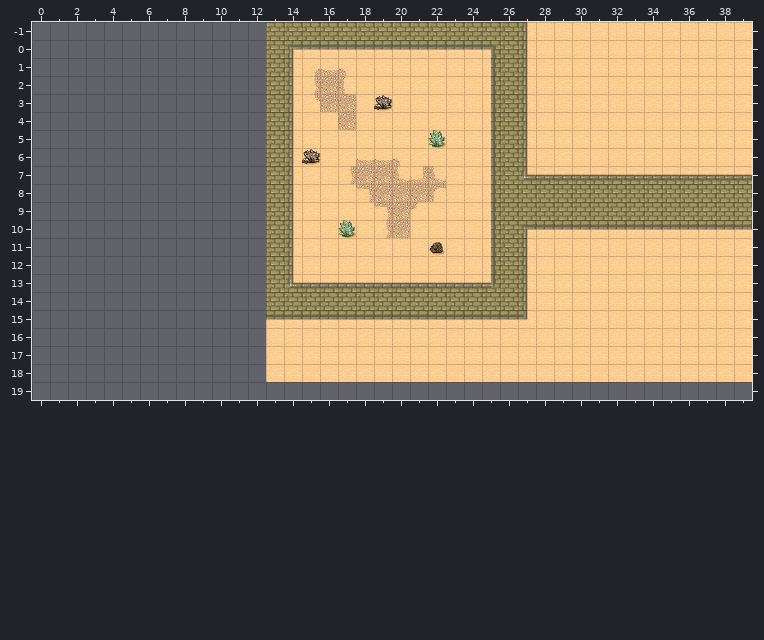
A Tiled map gets an edit: TowerDefence/TowerDefence/Resources/images/TileMap.tmx. Above: the version before the commit.
Cells are 32x32 px. Shown: x 0..39, y -1..19. The old version is drawn lined up with the new one.
After the commit:
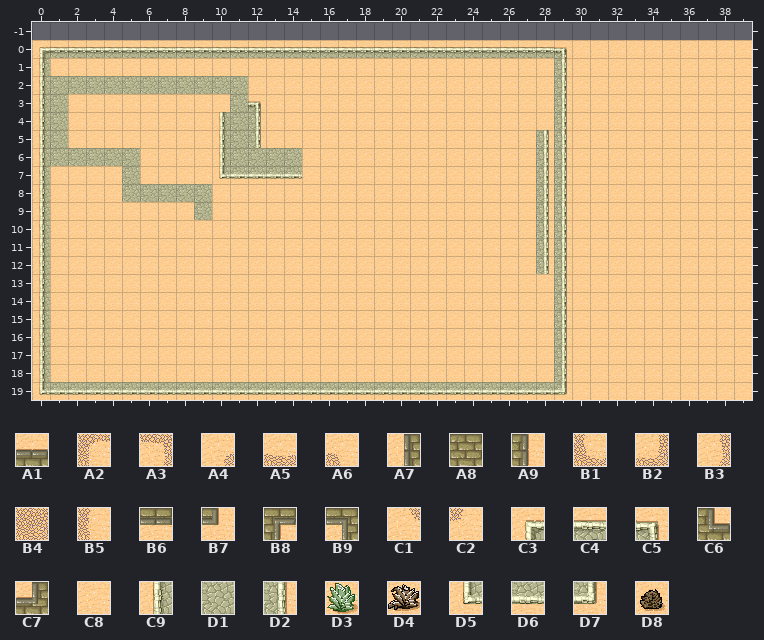
Key: from "tmw_desert_spacing": A1 1, A2 3, A3 4, A4 5, A5 6, A6 7, A7 8, A8 9, A9 10, B1 11, B2 12, B3 13, B4 14, B5 15, B6 17, B7 18, B8 19, B9 20, C1 21, C2 23, C3 24, C4 25, C5 26, C6 27, C7 28, C8 29, C9 32, D1 33, D2 34, D3 37, D4 38, D5 40, D6 41, D7 42, D8 46.
__ is an empty cell.
Tiles replaced or removed in this view: A1, A2, A3, A4, A5, A6, A7, A8, A9, B1, B2, B3, B4, B5, B6, B7, B8, B9, C1, C2, C6, C7, C8, D3, D4, D8.
Difference:
Changed rows in their new state; .. is an unchanged cell.
map size 27x20 -> 40x20 cells (old content now starts at 13,-1; both pictures use the new coordinates)
Layer "Background":
first column x 0:
-1 .. .. .. .. .. .. .. .. .. .. .. .. .. __ __ __ __ __ __ __ __ __ __ __ __ __ __ __ __ __ __ __ __ __ __ __ __ __ __ __
 0 C3 C4 C4 C4 C4 C4 C4 C4 C4 C4 C4 C4 C4 C4 C4 C4 C4 C4 C4 C4 C4 C4 C4 C4 C4 C4 C4 C4 C4 C5 .. .. .. .. .. .. .. .. .. ..
 1 C9 C8 C8 C8 C8 C8 C8 C8 C8 C8 C8 C8 C8 C8 C8 C8 C8 C8 .. .. .. .. .. .. .. C8 C8 C8 .. D2 .. .. .. .. .. .. .. .. .. ..
 2 C9 D1 D1 D1 D1 D1 D1 D1 D1 D1 D1 D1 C8 C8 C8 C8 C8 C8 .. .. .. .. .. .. .. C8 C8 C8 .. D2 .. .. .. .. .. .. .. .. .. ..
 3 C9 D1 C8 C8 C8 C8 C8 C8 C8 C8 C8 D1 C5 C8 C8 C8 C8 C8 .. C8 .. .. .. .. .. C8 C8 C8 .. D2 .. .. .. .. .. .. .. .. .. ..
 4 C9 D1 C8 C8 C8 C8 C8 C8 C8 C8 C9 D1 D2 C8 C8 .. .. C8 .. .. .. .. .. .. .. C8 C8 C8 .. D2 .. .. .. .. .. .. .. .. .. ..
 5 C9 D1 C8 C8 C8 C8 C8 C8 C8 C8 C9 D1 D2 C8 C8 .. .. .. .. .. .. .. C8 .. .. C8 C8 C8 D2 D2 .. .. .. .. .. .. .. .. .. ..
 6 C9 D1 D1 D1 D1 D1 C8 C8 C8 C8 C9 D1 D1 D1 D1 C8 .. .. C8 C8 C8 .. .. .. .. C8 C8 C8 D2 D2 .. .. .. .. .. .. .. .. .. ..
 7 C9 C8 C8 C8 C8 D1 C8 C8 C8 C8 D5 D6 D6 D6 D6 .. .. C8 C8 C8 C8 C8 C8 .. .. C8 C8 C8 D2 D2 C8 C8 C8 C8 C8 C8 C8 C8 C8 C8
 8 C9 C8 C8 C8 C8 D1 D1 D1 D1 D1 C8 C8 C8 C8 C8 .. .. .. C8 C8 C8 C8 C8 .. .. C8 C8 C8 D2 D2 C8 C8 C8 C8 C8 C8 C8 C8 C8 C8
 9 C9 C8 C8 C8 C8 C8 C8 C8 C8 D1 C8 C8 C8 C8 C8 .. .. .. .. C8 C8 C8 .. .. .. C8 C8 C8 D2 D2 C8 C8 C8 C8 C8 C8 C8 C8 C8 C8
10 C9 C8 C8 C8 C8 C8 C8 C8 C8 C8 C8 C8 C8 C8 C8 .. .. C8 .. C8 C8 .. .. .. .. C8 C8 C8 D2 D2 C8 C8 C8 C8 C8 C8 C8 C8 C8 C8
11 C9 C8 C8 C8 C8 C8 C8 C8 C8 C8 C8 C8 C8 C8 C8 .. .. .. .. .. .. .. C8 .. .. C8 C8 C8 D2 D2 .. .. .. .. .. .. .. .. .. ..
12 C9 C8 C8 C8 C8 C8 C8 C8 C8 C8 C8 C8 C8 C8 C8 .. .. .. .. .. .. .. .. .. .. C8 C8 C8 D2 D2 .. .. .. .. .. .. .. .. .. ..
13 C9 C8 C8 C8 C8 C8 C8 C8 C8 C8 C8 C8 C8 C8 C8 C8 C8 C8 C8 C8 C8 C8 C8 C8 C8 C8 C8 C8 .. D2 .. .. .. .. .. .. .. .. .. ..
14 C9 C8 C8 C8 C8 C8 C8 C8 C8 C8 C8 C8 C8 C8 C8 C8 C8 C8 C8 C8 C8 C8 C8 C8 C8 C8 C8 C8 .. D2 .. .. .. .. .. .. .. .. .. ..
15 C9 C8 C8 C8 C8 C8 C8 C8 C8 C8 C8 C8 C8 C8 C8 C8 C8 C8 C8 C8 C8 C8 C8 C8 C8 C8 C8 C8 .. D2 .. .. .. .. .. .. .. .. .. ..
16 C9 C8 C8 C8 C8 C8 C8 C8 C8 C8 C8 C8 C8 .. .. .. .. .. .. .. .. .. .. .. .. .. .. .. .. D2 .. .. .. .. .. .. .. .. .. ..
17 C9 C8 C8 C8 C8 C8 C8 C8 C8 C8 C8 C8 C8 .. .. .. .. .. .. .. .. .. .. .. .. .. .. .. .. D2 .. .. .. .. .. .. .. .. .. ..
18 C9 C8 C8 C8 C8 C8 C8 C8 C8 C8 C8 C8 C8 .. .. .. .. .. .. .. .. .. .. .. .. .. .. .. .. D2 .. .. .. .. .. .. .. .. .. ..
19 D5 D6 D6 D6 D6 D6 D6 D6 D6 D6 D6 D6 D6 D6 D6 D6 D6 D6 D6 D6 D6 D6 D6 D6 D6 D6 D6 D6 D6 D7 C8 C8 C8 C8 C8 C8 C8 C8 C8 C8
Pixel boxes of the changes (left, top, right, bottom) in both pictures:
changed: (32, 22, 752, 400)
